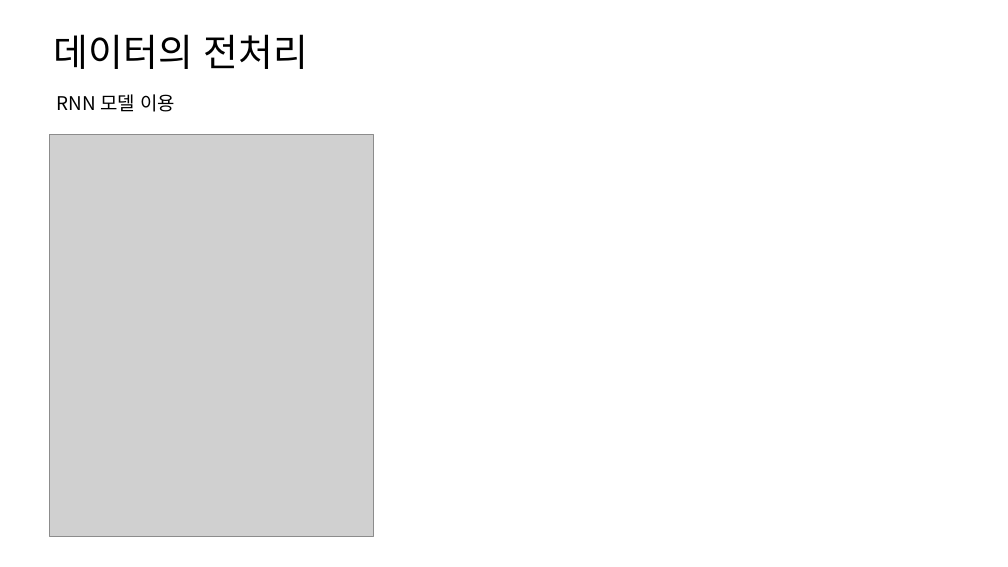
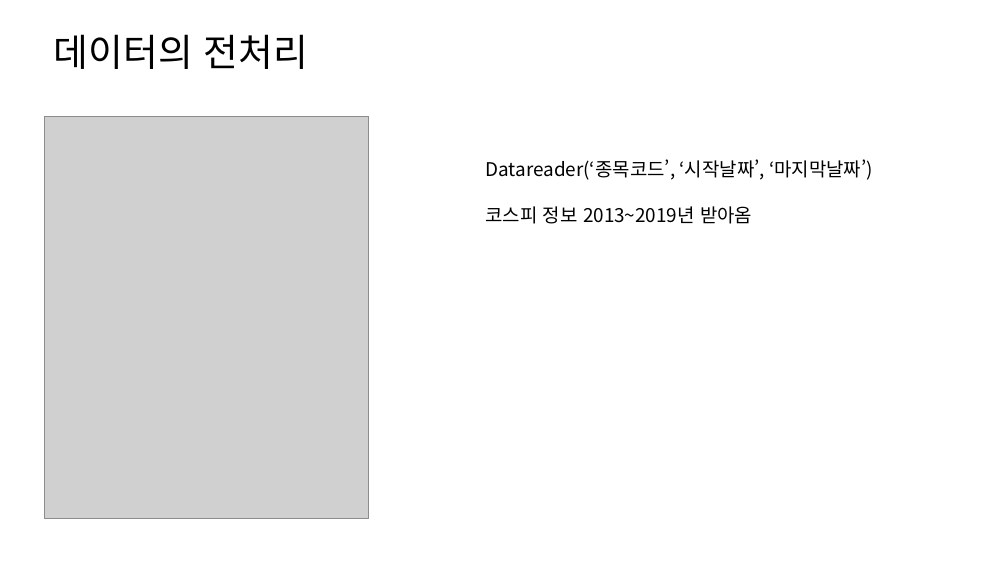
Before and after one commit to hanminJ/stock_analysis, a slide deck: slide 5 of 인공지능을 통한 주가예측.pptx. Drawn at 1008x567 pixels with LibreOffice and Linux fonts; fonts in the diff are those of the drawing; grey boxes stand for pictures. Boxes give left, top, right and bottom in pixels: in the first picture for what was removed or moved away, otherwise in the second. Text is boxed around its words. In the diff, an @@ line names an element or a change of style, - is before the commit and + after.

```diff
--- a/인공지능을 통한 주가예측.pptx
+++ b/인공지능을 통한 주가예측.pptx
@@ picture: place and size @@
-picture at (49, 134, 374, 536)
+picture at (45, 116, 369, 519)
@@ text removed at (57, 94, 175, 112) @@
-RNN 모델 이용
@@ text added at (486, 159, 873, 224), 18 pt, text #000000 @@
+Datareader(‘종목코드’, ‘시작날짜’, ‘마지막날짜’)
+코스피 정보 2013~2019년 받아옴
```
Also in this commit, not shown: 3 other slides changed.
